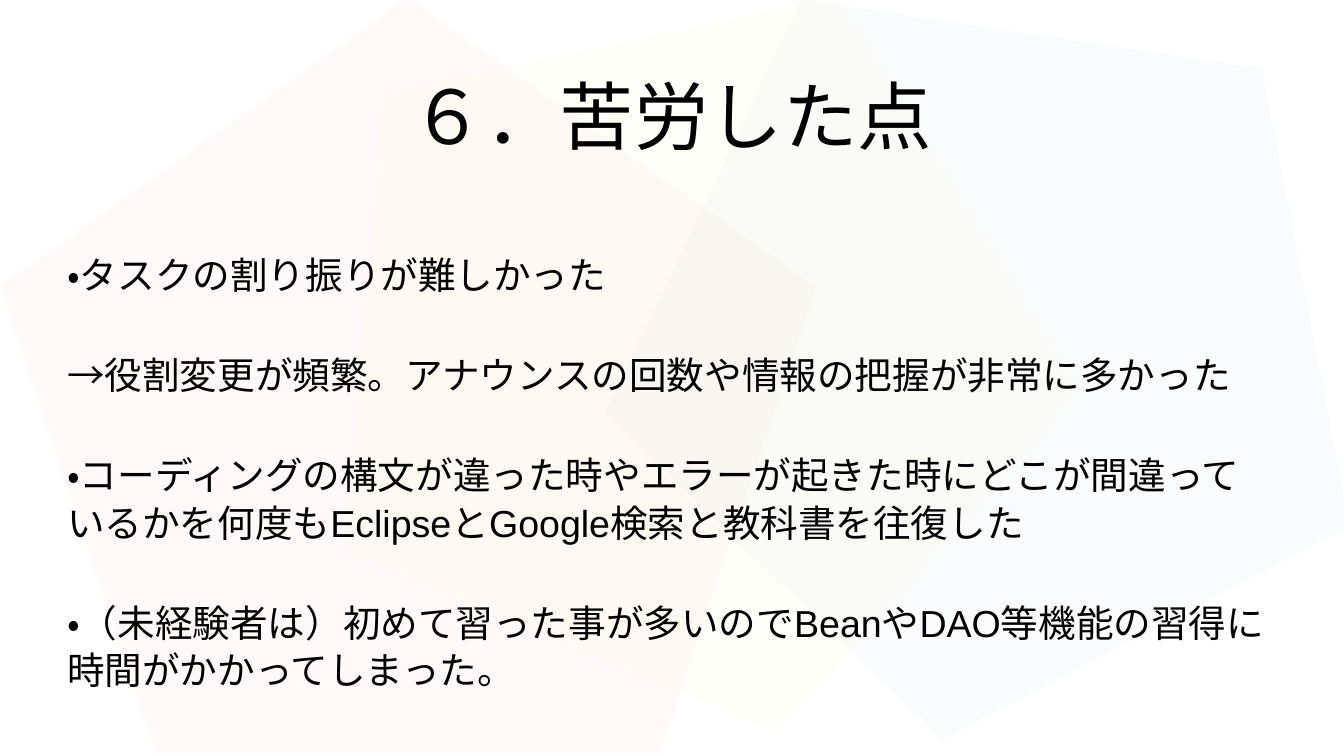
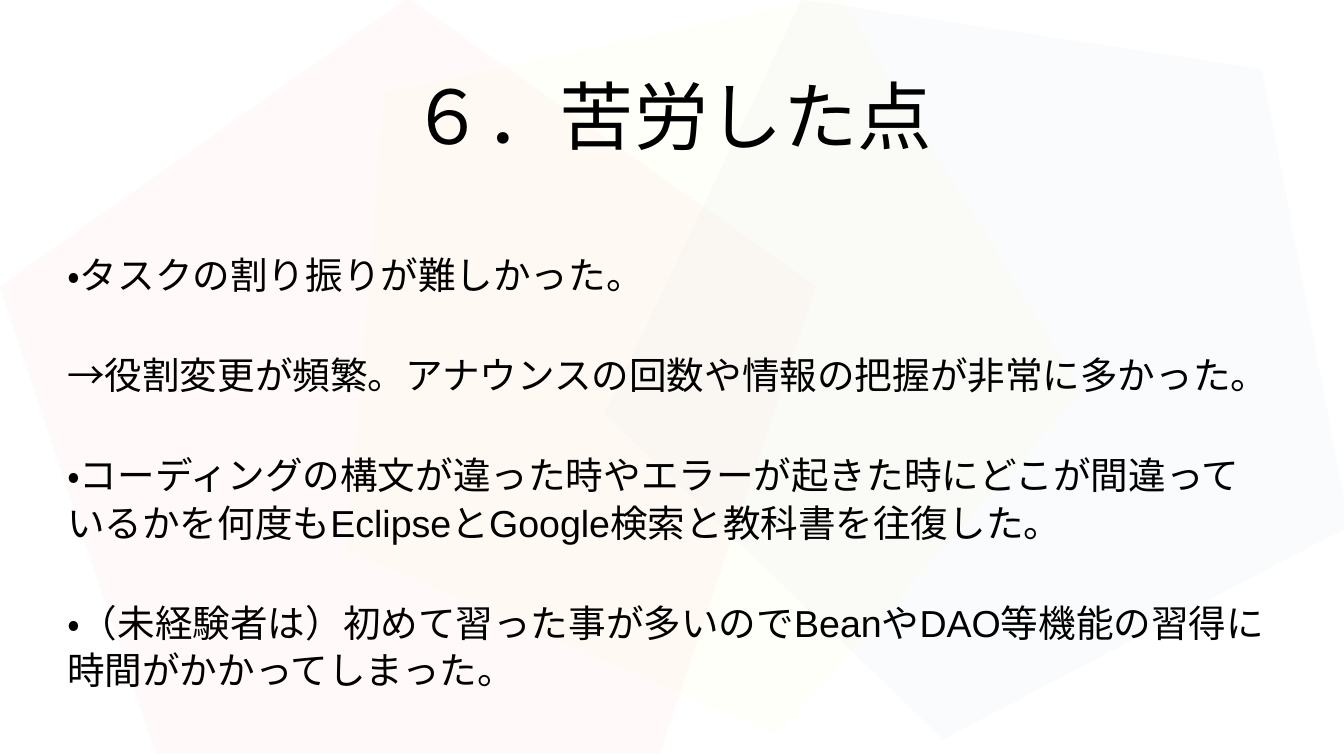
Before and after one commit to 2022java42-student009/ProjectJava, a slide deck: slide 12 of タスク/豊住班プレゼン資料.odp. Drawn at 1344x756 pixels with LibreOffice and Linux fonts; fonts in the diff are those of the drawing. Boxes give left, top, right and bottom in pixels: in the first picture for what was removed or moved away, otherwise in the second. Text is boxed around its words. In the diff, an @@ line names an element or a change of style, - is before the commit and + after.

```diff
--- a/タスク/豊住班プレゼン資料.odp
+++ b/タスク/豊住班プレゼン資料.odp
@@ text at (x1=67, y1=257, x2=1268, y2=545): text changed @@
-・タスクの割り振りが難しかった
-→役割変更が頻繁。アナウンスの回数や情報の把握が非常に多かった
-・コーディングの構文が違った時やエラーが起きた時にどこが間違っているかを何度もEclipseとGoogle検索と教科書を往復した
+・タスクの割り振りが難しかった。
+→役割変更が頻繁。アナウンスの回数や情報の把握が非常に多かった。
+・コーディングの構文が違った時やエラーが起きた時にどこが間違っているかを何度もEclipseとGoogle検索と教科書を往復した。
```
Also in this commit, not shown: 7 other slides changed.
